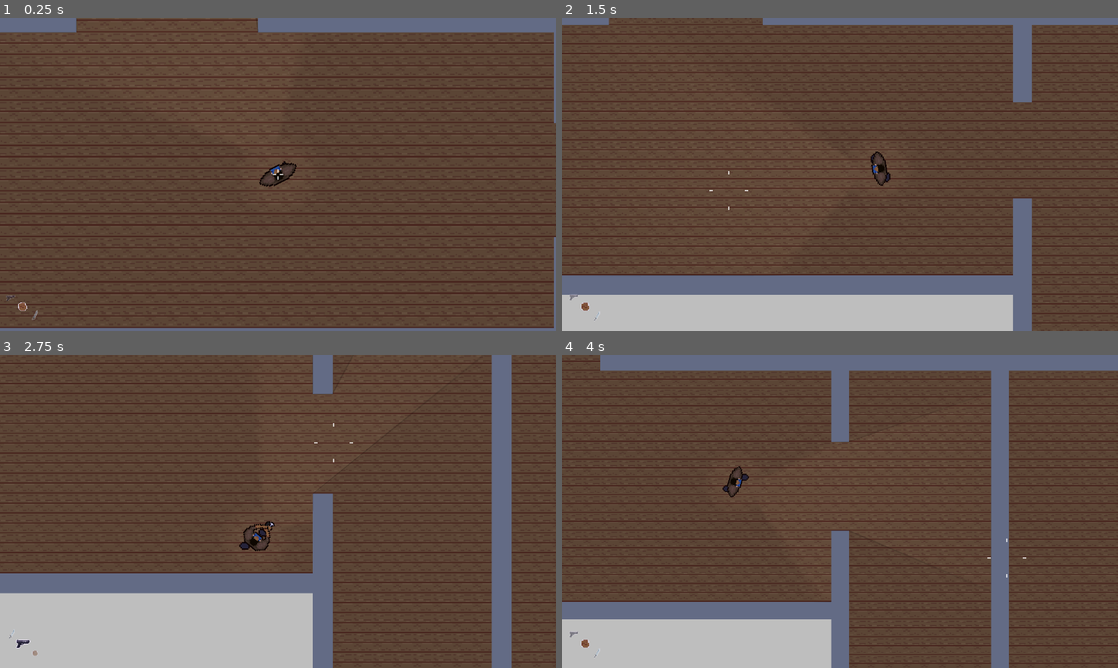
Above: before the commit, frames 1-4 (two rows, left to right).
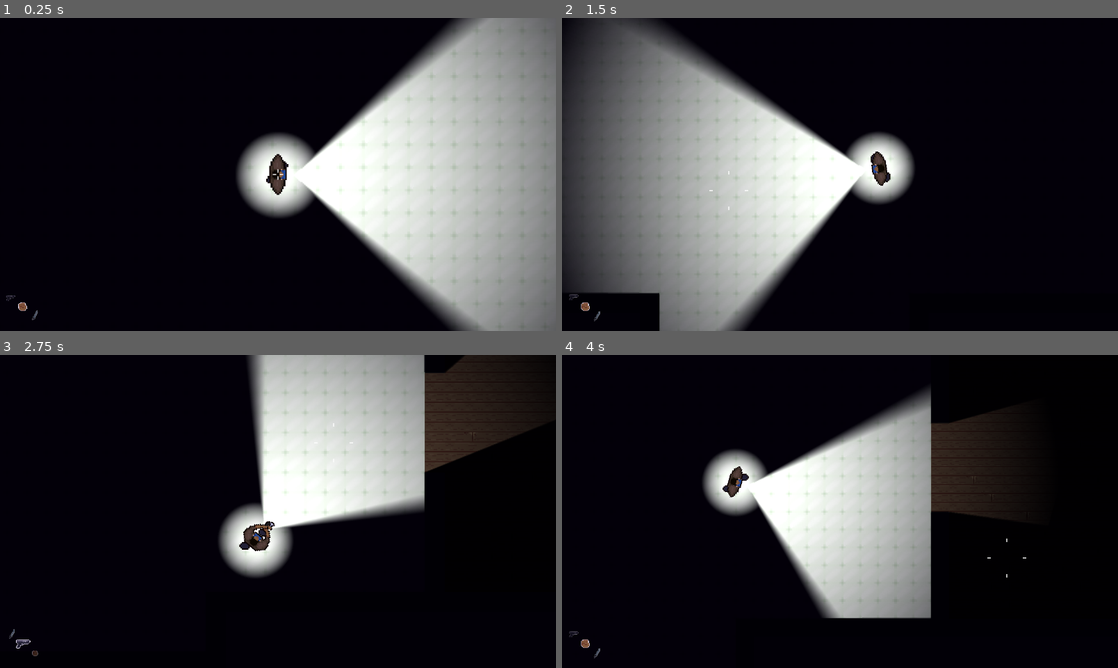
Above: after the commit, the same moments.

Repository: Gabryel-Paes/ProjetoCG
Game: Godot game, scene res://levels/rooms/lobby_tutorial.tscn
The game is run twice, just before and just after one commit, with the same random seed, the same clock (stepped at 60 frames per second) and the same inputs.
Inputs (mouse positions are in pixels of both pictures, inside the frame that each line leads up to):
- Up to frame 1 (0.25 s): no input
- Up to frame 2 (1.5 s): tap Enter at 0.5 s; move the mouse to (962, 158) at 0.52 s; press the mouse at (962, 158) at 0.53 s; hold D (Right) 0.53-1.28 s; move the mouse to (728, 190) at 1.27 s; release the mouse at (728, 190) at 1.28 s; hold S (Down) from 1.28 s (still down); tap E (Interact) at 1.35 s
- Up to frame 3 (2.75 s): move the mouse to (333, 442) at 2.02 s; release S (Down) at 2.03 s; hold D (Right) from 2.03 s (still down); hold Mouse wheel down (LastWeapon) from 2.03 s (still down)
- Up to frame 4 (4 s): move the mouse to (812, 574) at 2.77 s; release D (Right) at 2.78 s; release Mouse wheel down (LastWeapon) at 2.78 s; hold W (Up) 2.78-3.53 s; tap Mouse wheel up (NextWeapon) at 2.85 s; move the mouse to (1006, 558) at 3.52 s; hold A (Left) from 3.53 s (still down); hold R (Recarregar) from 3.53 s (still down)

The runs differ from the first frame. In frame 1, 99% of the frame differs, in the area x 0-100%, y 0-100%; in frame 2, 98%; in frame 3, 99%; in frame 4, 100%.

Commit message:
fix 3.4
codigo um pouco mais enxuto

Diff:
--- a/actors/enemy/angel.gd
+++ b/actors/enemy/angel.gd
@@ -80,8 +80,10 @@
 func _is_being_watched() -> bool:
 	var flashlight: PlayerFlashlight = player.flashlight
 
-	# Lanterna apagada = escuridão total (estilo Darkwood) — nunca "visto".
-	if not flashlight.enabled:
+	# Feixe desligado (F alterna pra textura só-ambiente) = sem cone
+	# apontado pra nada — nunca "visto". `enabled` não serve mais aqui,
+	# porque o Light2D continua ligado até no modo só-ambiente.
+	if not flashlight.lanterna_ligada:
 		return false
 
 	var to_angel := global_position - flashlight.global_position
--- a/actors/enemy/stalker.tscn
+++ b/actors/enemy/stalker.tscn
@@ -13,7 +13,7 @@
 [node name="Stalker" type="CharacterBody2D" unique_id=1797581993]
 collision_layer = 4
 script = ExtResource("1_stalker")
-speed = 180.0
+speed = 100.0
 
 [node name="CollisionShape2D" type="CollisionShape2D" parent="." unique_id=1612777989]
 shape = SubResource("CircleShape2D_stalker")
--- a/actors/player/player.gd
+++ b/actors/player/player.gd
@@ -44,7 +44,8 @@
 var _knife_swinging: bool = false
 var _knife_combo_queued: bool = false
 
- # --- luz ---
+# --- luz ---
+# Exposto pra outros scripts (ex: angel.gd) checarem o estado da lanterna.
 @onready var flashlight: PlayerFlashlight = $Aim/PointLight2D
 
 var aim_angle: float = 0.0
@@ -132,11 +133,8 @@
 		_try_attack()
 	elif event.is_action_pressed("Recarregar") and current_weapon == Weapon.PISTOL:
 		gun.try_reload()
-	elif event.is_action_pressed("Lanterna"):
-		_toggle_flashlight()
-
-func _toggle_flashlight() -> void:
-	flashlight.enabled = !flashlight.enabled
+	# O toggle da lanterna (tecla F) mora no próprio point_light_2d.gd agora —
+	# não duplica aqui.
 
 func _cycle_weapon(step: int) -> void:
 	var count := weapon_order.size()
--- a/levels/rooms/lobby_tutorial.tscn
+++ b/levels/rooms/lobby_tutorial.tscn
@@ -12,84 +12,56 @@
 [ext_resource type="PackedScene" uid="uid://c2asx2wu3lukj" path="res://props/simple_door.tscn" id="10_ptjnr"]
 [ext_resource type="PackedScene" path="res://actors/components/stalker_director.tscn" id="12_w6hk7"]
 
-[sub_resource type="NavigationPolygon" id="NavigationPolygon_w6hk7"]
+[sub_resource type="NavigationPolygon" id="NavigationPolygon_yokfp"]
 vertices = PackedVector2Array(8, 8, -8, 8, -8, -8, 8, -8)
 polygons = Array[PackedInt32Array]([PackedInt32Array(0, 1, 2, 3)])
 outlines = Array[PackedVector2Array]([PackedVector2Array(-8, -8, 8, -8, 8, 8, -8, 8)])
 agent_radius = 0.0
 
-[sub_resource type="NavigationPolygon" id="NavigationPolygon_5cw8o"]
-vertices = PackedVector2Array(8, 8, -8, 8, -8, -8, 8, -8)
-polygons = Array[PackedInt32Array]([PackedInt32Array(0, 1, 2, 3)])
-outlines = Array[PackedVector2Array]([PackedVector2Array(-8, -8, 8, -8, 8, 8, -8, 8)])
-agent_radius = 0.0
-
-[sub_resource type="NavigationPolygon" id="NavigationPolygon_35gje"]
-vertices = PackedVector2Array(8, 8, -8, 8, -8, -8, 8, -8)
-polygons = Array[PackedInt32Array]([PackedInt32Array(0, 1, 2, 3)])
-outlines = Array[PackedVector2Array]([PackedVector2Array(-8, -8, 8, -8, 8, 8, -8, 8)])
-agent_radius = 0.0
-
 [sub_resource type="OccluderPolygon2D" id="OccluderPolygon2D_puglh"]
 polygon = PackedVector2Array(-8, -8, 8, -8, 8, 8, -8, 8)
-
-[sub_resource type="NavigationPolygon" id="NavigationPolygon_d72jg"]
-vertices = PackedVector2Array(8, 8, -8, 8, -8, -8, 8, -8)
-polygons = Array[PackedInt32Array]([PackedInt32Array(0, 1, 2, 3)])
-outlines = Array[PackedVector2Array]([PackedVector2Array(-8, -8, 8, -8, 8, 8, -8, 8)])
-agent_radius = 0.0
-
-[sub_resource type="NavigationPolygon" id="NavigationPolygon_g54nn"]
-vertices = PackedVector2Array(8, 8, -8, 8, -8, -8, 8, -8)
-polygons = Array[PackedInt32Array]([PackedInt32Array(0, 1, 2, 3)])
-outlines = Array[PackedVector2Array]([PackedVector2Array(-8, -8, 8, -8, 8, 8, -8, 8)])
-agent_radius = 0.0
-
-[sub_resource type="NavigationPolygon" id="NavigationPolygon_yokfp"]
-vertices = PackedVector2Array(7.21875, 8, -7.296875, 8, -7.296875, -8, 7.1328125, -8)
-polygons = Array[PackedInt32Array]([PackedInt32Array(0, 1, 2, 3)])
-outlines = Array[PackedVector2Array]([PackedVector2Array(-7.2997704, -8, 7.131959, -8, 7.215865, 8, -7.2997704, 8)])
-agent_radius = 0.0
-
-[sub_resource type="NavigationPolygon" id="NavigationPolygon_ixkek"]
-vertices = PackedVector2Array(8, 8, -8, 8, -8, -8, 8, -8)
-polygons = Array[PackedInt32Array]([PackedInt32Array(0, 1, 2, 3)])
-outlines = Array[PackedVector2Array]([PackedVector2Array(-8, -8, 8, -8, 8, 8, -8, 8)])
-agent_radius = 0.0
 
 [sub_resource type="TileSetAtlasSource" id="TileSetAtlasSource_puglh"]
 texture = ExtResource("2_2opja")
 0:0/0 = 0
-0:0/0/navigation_layer_0/polygon = SubResource("NavigationPolygon_w6hk7")
+0:0/0/navigation_layer_0/polygon = SubResource("NavigationPolygon_yokfp")
 1:0/0 = 0
-1:0/0/navigation_layer_0/polygon = SubResource("NavigationPolygon_d72jg")
+1:0/0/navigation_layer_0/polygon = SubResource("NavigationPolygon_yokfp")
 2:0/0 = 0
 2:0/0/navigation_layer_0/polygon = SubResource("NavigationPolygon_yokfp")
 4:0/0 = 0
 5:0/0 = 0
 6:0/0 = 0
 8:0/0 = 0
+8:0/0/navigation_layer_0/polygon = SubResource("NavigationPolygon_yokfp")
 9:0/0 = 0
+9:0/0/navigation_layer_0/polygon = SubResource("NavigationPolygon_yokfp")
 12:0/0 = 0
+12:0/0/navigation_layer_0/polygon = SubResource("NavigationPolygon_yokfp")
 13:0/0 = 0
+13:0/0/navigation_layer_0/polygon = SubResource("NavigationPolygon_yokfp")
 0:1/0 = 0
-0:1/0/navigation_layer_0/polygon = SubResource("NavigationPolygon_5cw8o")
+0:1/0/navigation_layer_0/polygon = SubResource("NavigationPolygon_yokfp")
 1:1/0 = 0
-1:1/0/navigation_layer_0/polygon = SubResource("NavigationPolygon_g54nn")
+1:1/0/navigation_layer_0/polygon = SubResource("NavigationPolygon_yokfp")
 2:1/0 = 0
-2:1/0/navigation_layer_0/polygon = SubResource("NavigationPolygon_ixkek")
+2:1/0/navigation_layer_0/polygon = SubResource("NavigationPolygon_yokfp")
 4:1/0 = 0
 5:1/0 = 0
 6:1/0 = 0
 8:1/0 = 0
+8:1/0/navigation_layer_0/polygon = SubResource("NavigationPolygon_yokfp")
 9:1/0 = 0
+9:1/0/navigation_layer_0/polygon = SubResource("NavigationPolygon_yokfp")
 10:1/0 = 0
+10:1/0/navigation_layer_0/polygon = SubResource("NavigationPolygon_yokfp")
 0:2/0 = 0
-0:2/0/navigation_layer_0/polygon = SubResource("NavigationPolygon_35gje")
+0:2/0/navigation_layer_0/polygon = SubResource("NavigationPolygon_yokfp")
 4:2/0 = 0
 5:2/0 = 0
 6:2/0 = 0
 8:2/0 = 0
+8:2/0/navigation_layer_0/polygon = SubResource("NavigationPolygon_yokfp")
 4:3/0 = 0
 5:3/0 = 0
 6:3/0 = 0
@@ -526,7 +498,6 @@
 metadata/_edit_lock_ = true
 
 [node name="CanvasModulate" type="CanvasModulate" parent="." unique_id=1153864829]
-visible = false
 color = Color(0.011955088, 0.0026631625, 0.036364146, 1)
 
 [node name="TileMap_1sFloor" type="TileMapLayer" parent="." unique_id=1508748006]
@@ -535,7 +506,6 @@
 tile_set = SubResource("TileSet_h7gdp")
 
 [node name="TileMap_2sFloor" type="TileMapLayer" parent="." unique_id=1178223054]
-visible = false
 light_mask = 2
 z_index = 1
 position = Vector2(20, -538)
@@ -557,7 +527,7 @@
 shape = SubResource("RectangleShape2D_t1g16")
 
 [node name="Player" parent="." unique_id=335704334 instance=ExtResource("1_guq88")]
-position = Vector2(930, -1430)
+position = Vector2(680, -677)
 scale = Vector2(1.0281326, 1.0298357)
 
 [node name="Door" parent="." unique_id=1439609534 instance=ExtResource("5_6ww7p")]
@@ -571,45 +541,12 @@
 [node name="Lever" parent="." unique_id=65747202 instance=ExtResource("7_ptjnr")]
 position = Vector2(27, -1339)
 
-[node name="Lever2" parent="." unique_id=1616735990 instance=ExtResource("7_ptjnr")]
-position = Vector2(27, -1405)
-
-[node name="Lever3" parent="." unique_id=1628829031 instance=ExtResource("7_ptjnr")]
-position = Vector2(-53, -1356)
-
-[node name="Lever4" parent="." unique_id=962627215 instance=ExtResource("7_ptjnr")]
-position = Vector2(-51, -1448)
-
-[node name="Lever5" parent="." unique_id=1318879740 instance=ExtResource("7_ptjnr")]
-position = Vector2(-178, -1282)
-
-[node name="Lever6" parent="." unique_id=1972035009 instance=ExtResource("7_ptjnr")]
-position = Vector2(-132, -1242)
-
-[node name="Lever7" parent="." unique_id=973427572 instance=ExtResource("7_ptjnr")]
-position = Vector2(221, -1490)
-
-[node name="Lever8" parent="." unique_id=606644536 instance=ExtResource("7_ptjnr")]
-position = Vector2(334, -1457)
-
-[node name="Lever9" parent="." unique_id=1773698852 instance=ExtResource("7_ptjnr")]
-position = Vector2(174, -1375)
-
-[node name="Lever10" parent="." unique_id=471784751 instance=ExtResource("7_ptjnr")]
-position = Vector2(173, -1452)
-
-[node name="Lever11" parent="." unique_id=897339377 instance=ExtResource("7_ptjnr")]
-position = Vector2(224, -1283)
-
-[node name="Lever12" parent="." unique_id=1061890847 instance=ExtResource("7_ptjnr")]
-position = Vector2(268, -1336)
-
-[node name="Lever13" parent="." unique_id=1353777728 instance=ExtResource("7_ptjnr")]
-position = Vector2(269, -1419)
+[node name="Lever3" parent="." unique_id=1774276350 instance=ExtResource("7_ptjnr")]
+position = Vector2(170, -1339)
 
 [node name="LeverPuzzle" parent="." unique_id=201661630 node_paths=PackedStringArray("required_on", "required_off") instance=ExtResource("8_yokfp")]
 required_on = [NodePath("../Lever")]
-required_off = [NodePath("../Lever7")]
+required_off = [NodePath("../Lever3")]
 
 [node name="SimpleDoor" parent="." unique_id=1210969321 instance=ExtResource("10_ptjnr")]
 position = Vector2(-116, -793)
@@ -620,7 +557,8 @@
 max_delay = 30.0
 
 [node name="Angel" parent="." unique_id=78216036 instance=ExtResource("9_ad2o2")]
-position = Vector2(586, -1965)
+position = Vector2(488, -1781)
+speed = 150.0
 
 [connection signal="body_entered" from="Trigger_Up" to="." method="_on_trigger_up_body_entered"]
 [connection signal="body_entered" from="Trigger_Down" to="." method="_on_trigger_down_body_entered"]
--- a/props/simple_door.tscn
+++ b/props/simple_door.tscn
@@ -9,7 +9,7 @@
 size = Vector2(16, 32)
 
 [sub_resource type="OccluderPolygon2D" id="OccluderPolygon2D_door"]
-polygon = PackedVector2Array(-14, -22, 14, -22, 14, 16, -14, 16)
+polygon = PackedVector2Array(-14, -17, 14, -17, 14, 12, -14, 12)
 
 [sub_resource type="RectangleShape2D" id="RectangleShape2D_interact"]
 size = Vector2(28, 51)
